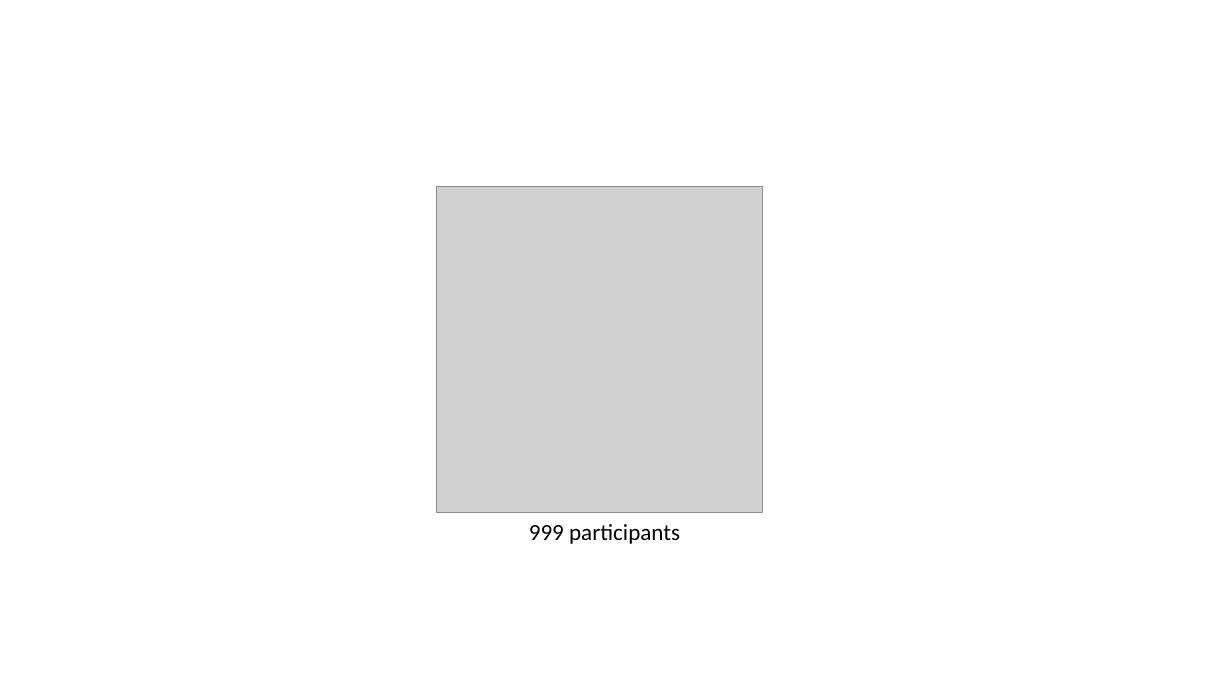
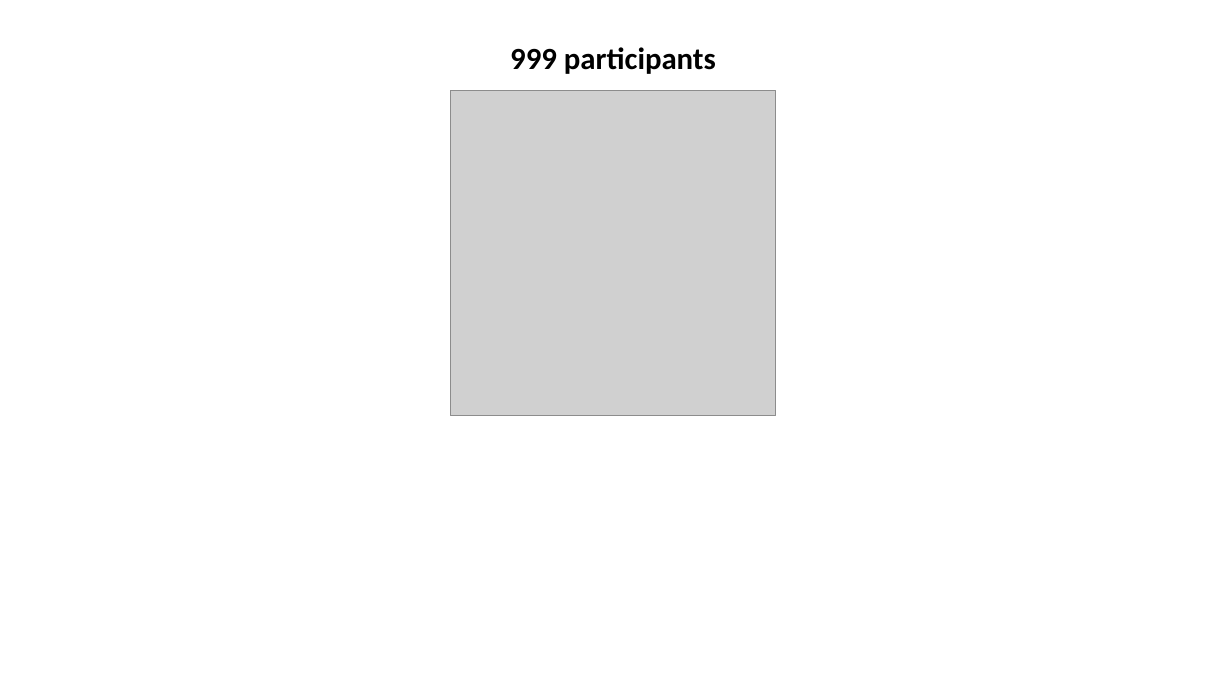
Before and after one commit to CaitlinChalk/data_science_internship, a slide deck: slide 6 of presentations/project1/presentation1_caitlin.pptx. Drawn at 1232x693 pixels with LibreOffice and Linux fonts; fonts in the diff are those of the drawing; grey boxes stand for pictures. Boxes give left, top, right and bottom in pixels: in the first picture for what was removed or moved away, otherwise in the second. Text is boxed around its words. In the diff, an @@ line names an element or a change of style, - is before the commit and + after.

```diff
--- a/presentations/project1/presentation1_caitlin.pptx
+++ b/presentations/project1/presentation1_caitlin.pptx
@@ text "999 participants": place and size @@
-text "999 participants" at <box>529,524,680,544</box>
+text "999 participants" at <box>510,47,716,74</box>
@@ text "999 participants" at <box>510,47,716,74</box>: size 18 to 24 pt, bold on; alignment left to centre @@
@@ picture: place and size @@
-picture at <box>436,187,762,513</box>
+picture at <box>450,91,776,417</box>
```
Also in this commit, not shown: 6 other slides changed, 6 slides added, 8 slides removed, 1 other file.
